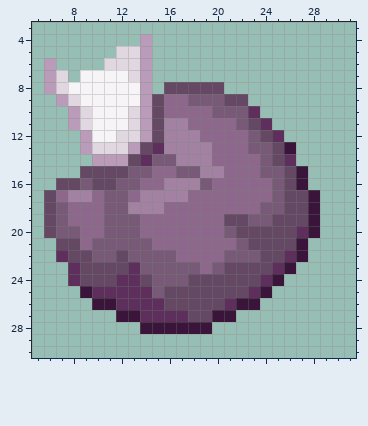
A pixel-art sprite gets an edit: textures/items/chorus_fruit.png. Above: the version before the commit.
The file is 32x32 pixels. Shown: x 5..31, y 3..30.
After:
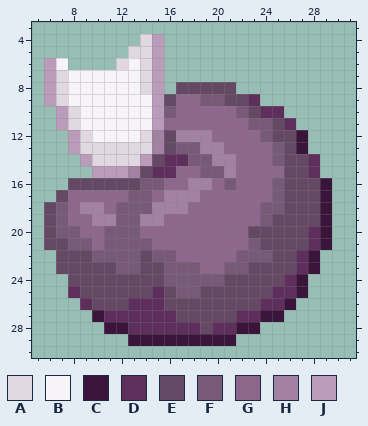
Palette (. is transparent): A #e1d7e1  B #f7f4f7  C #3a143a  D #5e2e5c  E #654864  F #785978  G #8e678d  H #a381a2  J #ba9bba
From old to new:
@@ x 5..31 @@
  3 ...........................
- 4 .........J.................
- 5 .......AAJ.................
- 6 .J....AAAJ.................
- 7 .JA.BBBBAJ.................
- 8 .JABBBBBBJ.EEEEE...........
- 9 ..JABBBBBJEGGFFFEE.........
-10 ...JABBBAJEGGGGFFFD........
-11 ...JABBBAJEHHGGGGFED.......
-12 ....JBBAAJEHHHGGGGFED......
-13 ....JAAAJEDHHHHGGGFFEC.....
-14 .....JJJEDFFHHHGGGGFED.....
-15 ....EEEEFFGGFFHHGGGFFEC....
-16 ..EEFEEFFGGHHHFGGGGGFEC....
-17 .EGHHGFFGHHHHGGGGGGGFEEC...
-18 .EFGGGFFHHHGGGGGGGGFFEEC...
-19 .EFGGGFFFGGGGGGGEEFFEEEC...
-20 .EFFGGFFFGGGGGGGFEEEEEDC...
-21 ..EEGFFFFFGGGGGGGFEEEEC....
-22 ..DEEFFEFFFFGGGGFFFEEDC....
-23 ...DEEEEDFFFFFGFEEEEDC.....
-24 ...DEEEDDEFFFEEEEEEDC......
-25 ....CDDDDDFEEEEEEEDC.......
-26 .....CCDDDDEEEEEDCC........
-27 .......CCDDDDEECC..........
-28 .........CCCCCC............
-29 ...........................
+ 4 .........AJ................
+ 5 ........AAJ................
+ 6 .JB....ABAJ................
+ 7 .JABBBBBBAJ................
+ 8 .JABBBBBBAJ.EEEEE..........
+ 9 .JABBBBBBBJEGGFFEED........
+10 ..JABBBBBBJFGGGGGFEDD......
+11 ..JABBBBBBJGGGGGGGFFED.....
+12 ...JABBBBAHEHHHGGGGFEEC....
+13 ...JAAAAAAHEFFHHGGGGFEC....
+14 ....JAAAAJEDDFFHHGGGFEED...
+15 .....JJJHEDDGGFFHGGGGEED...
+16 ...EEEEEEFFGGHHGFGGGFEEEC..
+17 ..EGGGGGFFGHHHGGGGGGFEEEC..
+18 .EFGHHGFFFHHHGGGGGGFFEEEC..
+19 .EFGGHHFFHHGGGGGGGGFEEEEC..
+20 .EFFGGFFFGGGGGGGGGEEEEEDC..
+21 .EEFFGFFFFGGGGGGGGFEEEEDC..
+22 ..EEEFFFFEFFGGGGGFFFEEDC...
+23 ..EEEEEFFEEFFFGGFFEEEEDC...
+24 ...EEEEEEEEFFFFFEEEEEDC....
+25 ...DEEEEEEDEFFEEEEEEDDC....
+26 ....DEEEDDDEEEEEEEEDDC.....
+27 .....CDDDDDDEEEEEDDCC......
+28 ......CCDDDDDDEDDCC........
+29 ........CCCCCCCCC..........
 30 ...........................
Changed places in both pictures, as pixel boxes (x1, y1, x2, y2):
changed: (44, 34, 332, 346)
